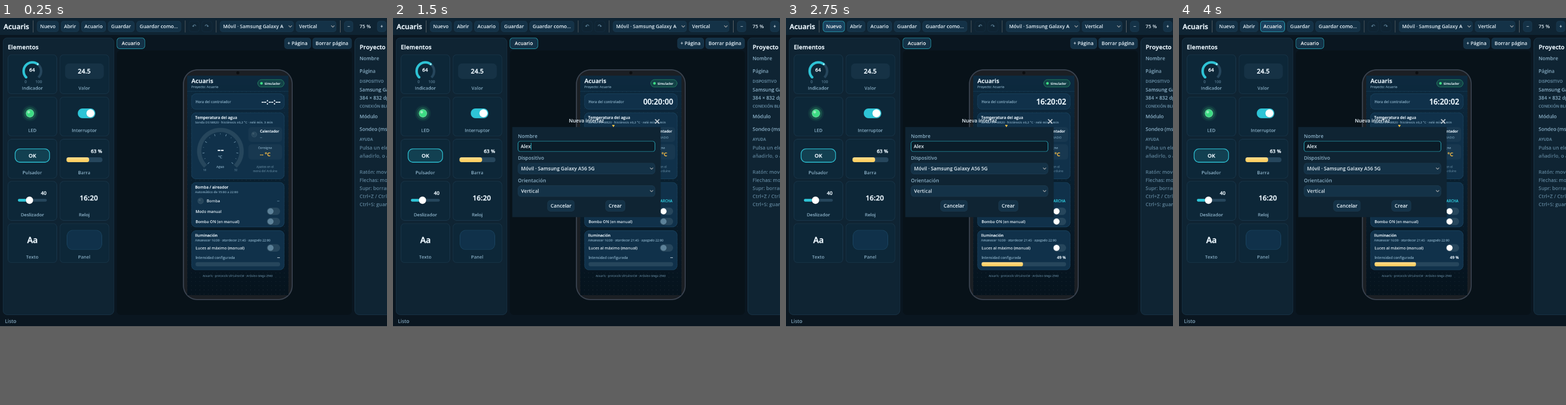
Above: before the commit, frames 1-4 (left to right).
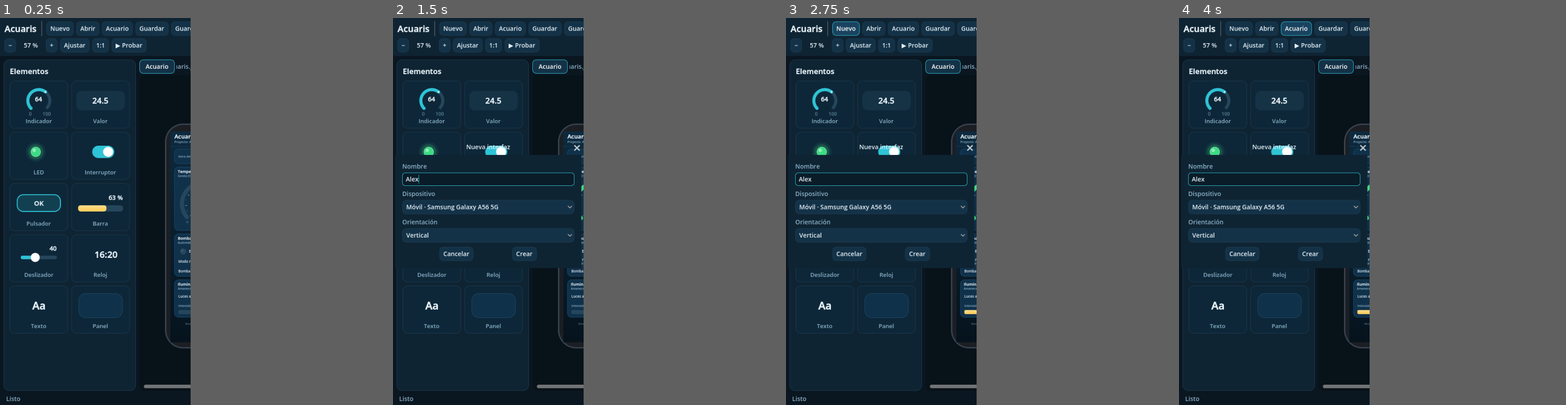
Above: after the commit, the same moments.

Repository: cronos880-lang/Virtuino_acuario
Game: Godot game, scene res://ui/inicio.tscn
The game is run twice, just before and just after one commit, with the same random seed, the same clock (stepped at 60 frames per second) and the same inputs.
Inputs (mouse positions are in pixels of both pictures, inside the frame that each line leads up to):
- Up to frame 1 (0.25 s): no input
- Up to frame 2 (1.5 s): click "Nuevo" at 0.5 s; click (586, 145) at 1.27 s; type "Alex" at 1.35 s
- Up to frame 3 (2.75 s): click "Nuevo" at 2 s
- Up to frame 4 (4 s): click "Abrir" at 2.75 s; click "Acuario" at 3.5 s
In our replay, the window is 800x637 before the commit and 394x800 after it. These sizes can differ from the game's own. Grey fills any space a smaller window leaves; there, only what the larger window draws over its background counts as a difference.

The runs differ from the first frame. In frame 1, 33% of the frame differs, in the area x 0-100%, y 0-99%; in frame 2, 33%; in frame 3, 33%; in frame 4, 33%.

Commit message:
Editor: la barra superior ya no se sale de la pantalla
- Barra de herramientas en HFlowContainer: en pantallas estrechas o con
  escalado de Windows pasa a dos filas en lugar de salirse por la derecha.
- Nombre del proyecto movido a la línea de pestañas.
- Paneles laterales algo más estrechos.
- Opción de prueba --escala-ui para simular el escalado de Windows.

Co-Authored-By: Claude Opus 5.5 <noreply@anthropic.com>
Claude-Session: https://claude.ai/code/session_01VibFWukNYAk8MdVgtqyKg9

Diff:
--- a/acuaris/ui/editor/editor.gd
+++ b/acuaris/ui/editor/editor.gd
@@ -33,6 +33,9 @@
 func _ready() -> void:
 	set_anchors_preset(Control.PRESET_FULL_RECT)
 	u = clampf(float(DisplayServer.screen_get_dpi()) / 96.0, 1.0, 3.0)
+	var a := _args()
+	if a.has("escala-ui"):  # solo para pruebas: simula el escalado de Windows
+		u = clampf(str(a["escala-ui"]).to_float(), 1.0, 3.0)
 	theme = TemaEditor.crear(u)
 	perfiles = Perfiles.cargar_todos()
 	get_tree().set_auto_accept_quit(false)
@@ -121,8 +124,10 @@
 func _barra_herramientas() -> Control:
 	var panel := PanelContainer.new()
 	panel.add_theme_stylebox_override("panel", TemaEditor.caja(Color("#0f2433"), 0, u, Vector4(10, 8, 10, 8)))
-	var h := HBoxContainer.new()
-	h.add_theme_constant_override("separation", roundi(6 * u))
+	# HFlowContainer: si la ventana es estrecha, la barra pasa a dos filas en vez de salirse.
+	var h := HFlowContainer.new()
+	h.add_theme_constant_override("h_separation", roundi(6 * u))
+	h.add_theme_constant_override("v_separation", roundi(6 * u))
 	panel.add_child(h)
 	var marca := Label.new()
 	marca.text = "Acuaris"
@@ -170,17 +175,21 @@
 		zoom_modo = "manual"
 		zoom_manual = lienzo.zoom_real()
 		_actualizar_zoom(), "Tamaño real: el dispositivo a su tamaño físico aproximado (según el DPI del monitor)"))
-	titulo = Label.new()
-	titulo.add_theme_color_override("font_color", Estilo.TEXTO_SEC)
-	titulo.clip_text = true
-	titulo.custom_minimum_size.x = 40 * u
-	titulo.size_flags_horizontal = Control.SIZE_EXPAND_FILL
-	titulo.horizontal_alignment = HORIZONTAL_ALIGNMENT_RIGHT
-	h.add_child(titulo)
 	boton_probar = _boton("▶ Probar", _alternar_prueba, "Usar la interfaz con el simulador (los interruptores funcionan)")
 	boton_probar.toggle_mode = true
 	h.add_child(boton_probar)
 	return panel
+
+
+func _barra_titulo() -> Control:
+	# Nombre del proyecto y archivo, en la línea de las pestañas (no ocupa la barra superior).
+	titulo = Label.new()
+	titulo.add_theme_color_override("font_color", Estilo.TEXTO_SEC)
+	titulo.clip_text = true
+	titulo.size_flags_horizontal = Control.SIZE_EXPAND_FILL
+	titulo.horizontal_alignment = HORIZONTAL_ALIGNMENT_RIGHT
+	titulo.custom_minimum_size.x = 60 * u
+	return titulo
 
 
 func _separador() -> Control:
@@ -200,7 +209,7 @@
 
 func _panel_paleta() -> Control:
 	var panel := PanelContainer.new()
-	panel.custom_minimum_size.x = 316 * u
+	panel.custom_minimum_size.x = 300 * u
 	var sc := ScrollContainer.new()
 	sc.horizontal_scroll_mode = ScrollContainer.SCROLL_MODE_DISABLED
 	panel.add_child(sc)
@@ -236,9 +245,11 @@
 	var h := HBoxContainer.new()
 	pestanas = TabBar.new()
 	pestanas.size_flags_horizontal = Control.SIZE_EXPAND_FILL
+	pestanas.size_flags_stretch_ratio = 2.0
 	pestanas.clip_tabs = true
 	pestanas.tab_clicked.connect(func(i): modelo.ir_a_pagina(i))
 	h.add_child(pestanas)
+	h.add_child(_barra_titulo())
 	h.add_child(_boton("+ Página", func(): modelo.anadir_pagina(), "Añadir una página"))
 	h.add_child(_boton("Borrar página", func():
 		if modelo.paginas().size() <= 1:
@@ -264,7 +275,7 @@
 
 func _panel_inspector() -> Control:
 	var panel := PanelContainer.new()
-	panel.custom_minimum_size.x = 340 * u
+	panel.custom_minimum_size.x = 320 * u
 	var sc := ScrollContainer.new()
 	sc.horizontal_scroll_mode = ScrollContainer.SCROLL_MODE_DISABLED
 	panel.add_child(sc)
--- a/acuaris/ui/editor/elemento_paleta.gd
+++ b/acuaris/ui/editor/elemento_paleta.gd
@@ -25,7 +25,7 @@
 func preparar(t: String, escala: float) -> ElementoPaleta:
 	tipo = t
 	u = escala
-	custom_minimum_size = Vector2(140, 112) * u
+	custom_minimum_size = Vector2(132, 108) * u
 	tooltip_text = "%s · clic para añadir o arrastra al dispositivo" % Esquema.info(tipo).nombre
 	mouse_default_cursor_shape = Control.CURSOR_POINTING_HAND
 	mouse_entered.connect(func(): _sobre = true; queue_redraw())
@@ -36,7 +36,7 @@
 		d["pin"] = m.pin
 	var w := FabricaWidgets.crear(d, u)
 	w.mouse_filter = Control.MOUSE_FILTER_IGNORE
-	w.position = Vector2((140 - m.w) * 0.5, 10 + (74 - m.h) * 0.5) * u
+	w.position = Vector2((132 - m.w) * 0.5, 8 + (74 - m.h) * 0.5) * u
 	add_child(w)
 	for p in Proyecto.pines_de(d):
 		w.recibir(AcWidget.normalizar(p), m.v if p == m.pin else (16.0 if p == "V2" else 20.0))
--- a/acuaris/ui/inicio.gd
+++ b/acuaris/ui/inicio.gd
@@ -11,5 +11,5 @@
 		var tam := Vector2i(mini(1680, pantalla.size.x - 40), mini(1000, pantalla.size.y - 60))
 		get_window().size = tam
 		get_window().position = pantalla.position + (pantalla.size - tam) / 2
-		get_window().min_size = Vector2i(1100, 680)
+		get_window().min_size = Vector2i(mini(1100, pantalla.size.x), mini(680, pantalla.size.y))
 	get_tree().change_scene_to_file.call_deferred("res://ui/principal.tscn" if app else "res://ui/editor/editor.tscn")
